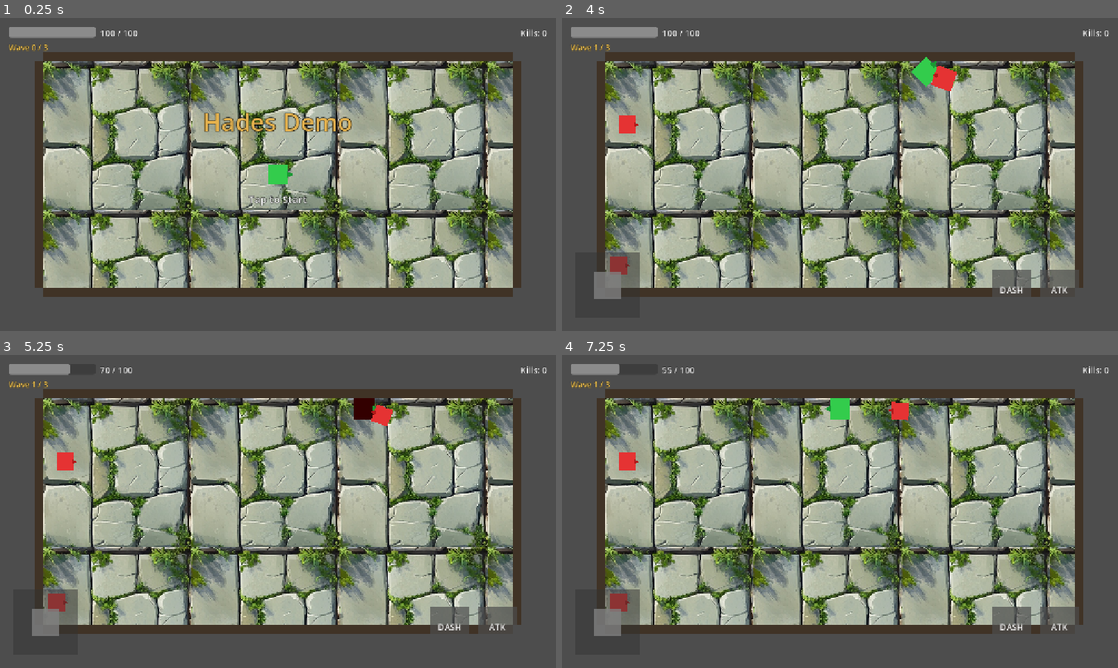
Above: before the commit, frames 1-4 (two rows, left to right).
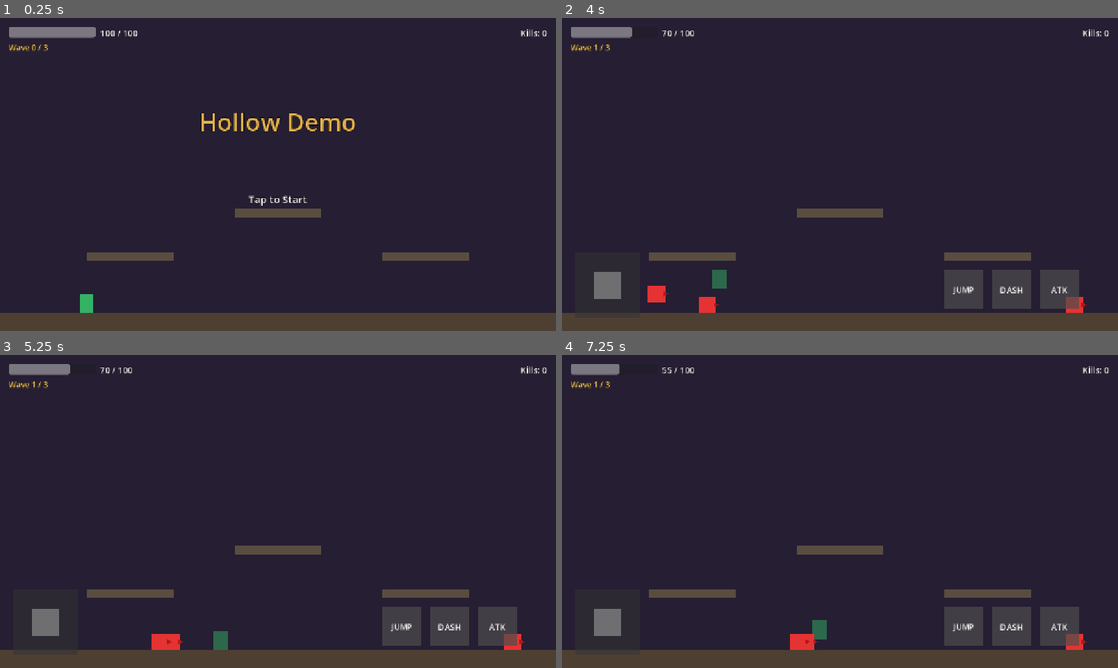
Above: after the commit, the same moments.

Repository: myself594/flappy-bird
Game: Godot game, scene res://scenes/main.tscn
Same seed, same stepped clock (60 frames per second), same inputs: the game is played once before the commit and once after it.
Inputs (mouse positions are in pixels of both pictures, inside the frame that each line leads up to):
- Up to frame 1 (0.25 s): no input
- Up to frame 2 (4 s): tap Enter at 0.5 s; move the mouse to (962, 158) at 0.52 s; hold D (move_right) 0.53-1.25 s; click (962, 158) at 0.6 s; tap W (move_up) at 0.77, 1.07 s; tap Shift (dash) at 0.8, 3.6 s; drag from (728, 190) to (940, 127) at 1.27 s; move the mouse to (895, 105) at 2.02 s; hold A (move_left) 2.03-2.75 s; hold W (move_up) 2.03-2.75 s; click (895, 105) at 2.3 s; drag from (812, 237) to (673, 127) at 2.77 s; move the mouse to (1006, 221) at 3.52 s; hold D (move_right) from 3.53 s (still down); hold W (move_up) from 3.53 s (still down)
- Up to frame 3 (5.25 s): release D (move_right) at 4.25 s; release W (move_up) at 4.25 s; drag from (111, 464) to (361, 408) at 4.27 s; move the mouse to (305, 511) at 5.02 s; hold D (move_right) from 5.03 s (still down); tap Shift (dash) at 5.1 s; click (305, 511) at 5.17 s
- Up to frame 4 (7.25 s): release D (move_right) at 5.75 s; drag from (756, 433) to (728, 527) at 5.77 s; move the mouse to (962, 495) at 6.52 s; hold A (move_left) from 6.53 s (still down); click (962, 495) at 6.6 s; tap W (move_up) at 6.77, 7.07 s

The runs differ from the first frame. In frame 1, 97% of the frame differs, in the area x 0-100%, y 0-100%; in frame 2, 95%; in frame 3, 95%; in frame 4, 95%.

Commit message:
Convert to side-scrolling platformer (Hollow Knight style)
- Add gravity, jumping with coyote time and jump buffer
- Change player movement to left/right + jump
- Add horizontal dash with invincibility
- Update enemy AI for platformer (horizontal chase, jump to reach player)
- Create platformer level with ground and 3 floating platforms
- Add jump input mapping (W/Space keys)
- Add JUMP touch button for mobile
- Update collision layers (add ground layer)
- Use color blocks as placeholders (removed old textures)

Diff:
--- a/project.godot
+++ b/project.godot
@@ -55,6 +55,12 @@
 "events": [Object(InputEventMouseButton,"resource_local_to_scene":false,"resource_name":"","device":-1,"window_id":0,"a …(252 unchanged characters)…
 ]
 }
+jump={
+"deadzone": 0.5,
+"events": [Object(InputEventKey,"resource_local_to_scene":false,"resource_name":"","device":-1,"window_id":0,"alt_pressed":false,"shift_pressed":false,"ctrl_pressed":false,"meta_pressed":false,"pressed":false,"keycode":0,"physical_keycode":87,"key_label":0,"unicode":119,"location":0,"echo":false,"script":null)
+, Object(InputEventKey,"resource_local_to_scene":false,"resource_name":"","device":-1,"window_id":0,"alt_pressed":false,"shift_pressed":false,"ctrl_pressed":false,"meta_pressed":false,"pressed":false,"keycode":0,"physical_keycode":32,"key_label":0,"unicode":32,"location":0,"echo":false,"script":null)
+]
+}
 
 [layer_names]
 
@@ -63,6 +69,7 @@
 2d_physics/layer_3="player_hitbox"
 2d_physics/layer_4="enemy_hitbox"
 2d_physics/layer_5="wall"
+2d_physics/layer_6="ground"
 
 [rendering]
 
--- a/scenes/enemy.tscn
+++ b/scenes/enemy.tscn
@@ -7,7 +7,7 @@
 
 [node name="Enemy" type="CharacterBody2D"]
 collision_layer = 2
-collision_mask = 17
+collision_mask = 49
 script = ExtResource("1_enemy")
 
 [node name="Sprite" type="Polygon2D" parent="."]
--- a/scenes/main.tscn
+++ b/scenes/main.tscn
@@ -4,117 +4,130 @@
 [ext_resource type="Script" path="res://scripts/player.gd" id="2_player"]
 [ext_resource type="Script" path="res://scripts/virtual_joystick.gd" id="3_joystick"]
 [ext_resource type="Script" path="res://scripts/virtual_button.gd" id="4_button"]
-[ext_resource type="Texture2D" path="res://assets/images/tiles/stone_moss.png" id="5_floor"]
 
 [sub_resource type="CircleShape2D" id="CircleShape2D_body"]
-radius = 24.0
-
-[sub_resource type="CircleShape2D" id="CircleShape2D_attack"]
-radius = 80.0
-
-[sub_resource type="RectangleShape2D" id="RectangleShape2D_wall_h"]
-size = Vector2(1100, 20)
-
-[sub_resource type="RectangleShape2D" id="RectangleShape2D_wall_v"]
-size = Vector2(20, 540)
+radius = 20.0
+
+[sub_resource type="RectangleShape2D" id="RectangleShape2D_attack"]
+size = Vector2(80, 60)
+
+[sub_resource type="RectangleShape2D" id="RectangleShape2D_ground"]
+size = Vector2(1280, 40)
+
+[sub_resource type="RectangleShape2D" id="RectangleShape2D_platform"]
+size = Vector2(200, 20)
+
+[sub_resource type="RectangleShape2D" id="RectangleShape2D_wall"]
+size = Vector2(40, 720)
 
 [node name="Main" type="Node2D"]
 script = ExtResource("1_manager")
 
+[node name="Background" type="ColorRect" parent="."]
+offset_right = 1280.0
+offset_bottom = 720.0
+color = Color(0.15, 0.12, 0.2, 1)
+
 [node name="Arena" type="Node2D" parent="."]
 
-[node name="Floor" type="TextureRect" parent="Arena"]
-offset_left = 100.0
-offset_top = 100.0
-offset_right = 1180.0
-offset_bottom = 620.0
-texture = ExtResource("5_floor")
-stretch_mode = 1
-
-[node name="WallTop" type="StaticBody2D" parent="Arena"]
-position = Vector2(640, 90)
+[node name="Ground" type="StaticBody2D" parent="Arena"]
+position = Vector2(640, 700)
+collision_layer = 48
+collision_mask = 0
+
+[node name="CollisionShape" type="CollisionShape2D" parent="Arena/Ground"]
+shape = SubResource("RectangleShape2D_ground")
+
+[node name="Visual" type="ColorRect" parent="Arena/Ground"]
+offset_left = -640.0
+offset_top = -20.0
+offset_right = 640.0
+offset_bottom = 20.0
+color = Color(0.3, 0.25, 0.2, 1)
+
+[node name="Platform1" type="StaticBody2D" parent="Arena"]
+position = Vector2(300, 550)
+collision_layer = 48
+collision_mask = 0
+
+[node name="CollisionShape" type="CollisionShape2D" parent="Arena/Platform1"]
+shape = SubResource("RectangleShape2D_platform")
+
+[node name="Visual" type="ColorRect" parent="Arena/Platform1"]
+offset_left = -100.0
+offset_top = -10.0
+offset_right = 100.0
+offset_bottom = 10.0
+color = Color(0.35, 0.3, 0.25, 1)
+
+[node name="Platform2" type="StaticBody2D" parent="Arena"]
+position = Vector2(640, 450)
+collision_layer = 48
+collision_mask = 0
+
+[node name="CollisionShape" type="CollisionShape2D" parent="Arena/Platform2"]
+shape = SubResource("RectangleShape2D_platform")
+
+[node name="Visual" type="ColorRect" parent="Arena/Platform2"]
+offset_left = -100.0
+offset_top = -10.0
+offset_right = 100.0
+offset_bottom = 10.0
+color = Color(0.35, 0.3, 0.25, 1)
+
+[node name="Platform3" type="StaticBody2D" parent="Arena"]
+position = Vector2(980, 550)
+collision_layer = 48
+collision_mask = 0
+
+[node name="CollisionShape" type="CollisionShape2D" parent="Arena/Platform3"]
+shape = SubResource("RectangleShape2D_platform")
+
+[node name="Visual" type="ColorRect" parent="Arena/Platform3"]
+offset_left = -100.0
+offset_top = -10.0
+offset_right = 100.0
+offset_bottom = 10.0
+color = Color(0.35, 0.3, 0.25, 1)
+
+[node name="WallLeft" type="StaticBody2D" parent="Arena"]
+position = Vector2(-20, 360)
 collision_layer = 16
 collision_mask = 0
 
-[node name="CollisionShape" type="CollisionShape2D" parent="Arena/WallTop"]
-shape = SubResource("RectangleShape2D_wall_h")
-
-[node name="Visual" type="ColorRect" parent="Arena/WallTop"]
-offset_left = -540.0
-offset_top = -10.0
-offset_right = 540.0
-offset_bottom = 10.0
-color = Color(0.25, 0.2, 0.15, 1)
-
-[node name="WallBottom" type="StaticBody2D" parent="Arena"]
-position = Vector2(640, 630)
+[node name="CollisionShape" type="CollisionShape2D" parent="Arena/WallLeft"]
+shape = SubResource("RectangleShape2D_wall")
+
+[node name="WallRight" type="StaticBody2D" parent="Arena"]
+position = Vector2(1300, 360)
 collision_layer = 16
 collision_mask = 0
 
-[node name="CollisionShape" type="CollisionShape2D" parent="Arena/WallBottom"]
-shape = SubResource("RectangleShape2D_wall_h")
-
-[node name="Visual" type="ColorRect" parent="Arena/WallBottom"]
-offset_left = -540.0
-offset_top = -10.0
-offset_right = 540.0
-offset_bottom = 10.0
-color = Color(0.25, 0.2, 0.15, 1)
-
-[node name="WallLeft" type="StaticBody2D" parent="Arena"]
-position = Vector2(90, 360)
-collision_layer = 16
-collision_mask = 0
-
-[node name="CollisionShape" type="CollisionShape2D" parent="Arena/WallLeft"]
-shape = SubResource("RectangleShape2D_wall_v")
-
-[node name="Visual" type="ColorRect" parent="Arena/WallLeft"]
-offset_left = -10.0
-offset_top = -260.0
-offset_right = 10.0
-offset_bottom = 260.0
-color = Color(0.25, 0.2, 0.15, 1)
-
-[node name="WallRight" type="StaticBody2D" parent="Arena"]
-position = Vector2(1190, 360)
-collision_layer = 16
-collision_mask = 0
-
 [node name="CollisionShape" type="CollisionShape2D" parent="Arena/WallRight"]
-shape = SubResource("RectangleShape2D_wall_v")
-
-[node name="Visual" type="ColorRect" parent="Arena/WallRight"]
-offset_left = -10.0
-offset_top = -260.0
-offset_right = 10.0
-offset_bottom = 260.0
-color = Color(0.25, 0.2, 0.15, 1)
+shape = SubResource("RectangleShape2D_wall")
 
 [node name="Player" type="CharacterBody2D" parent="." groups=["player"]]
-position = Vector2(640, 360)
+position = Vector2(200, 650)
 collision_layer = 1
-collision_mask = 18
+collision_mask = 50
+
 script = ExtResource("2_player")
 
 [node name="Sprite" type="Polygon2D" parent="Player"]
-color = Color(0.2, 0.8, 0.3, 1)
-polygon = PackedVector2Array(-24, -24, 24, -24, 24, 24, -24, 24)
-
-[node name="DirectionIndicator" type="Polygon2D" parent="Player"]
-color = Color(0.1, 0.6, 0.2, 1)
-polygon = PackedVector2Array(20, -8, 35, 0, 20, 8)
+color = Color(0.2, 0.7, 0.4, 1)
+polygon = PackedVector2Array(-16, -24, 16, -24, 16, 20, -16, 20)
 
 [node name="CollisionShape2D" type="CollisionShape2D" parent="Player"]
 shape = SubResource("CircleShape2D_body")
 
 [node name="AttackArea" type="Area2D" parent="Player"]
+position = Vector2(50, 0)
 collision_layer = 4
 collision_mask = 2
 monitoring = false
 
 [node name="AttackShape" type="CollisionShape2D" parent="Player/AttackArea"]
-shape = SubResource("CircleShape2D_attack")
+shape = SubResource("RectangleShape2D_attack")
 
 [node name="DashTimer" type="Timer" parent="Player"]
 one_shot = true
@@ -184,7 +197,7 @@
 theme_override_colors/font_color = Color(0.9, 0.7, 0.3, 1)
 theme_override_colors/font_outline_color = Color(0, 0, 0, 1)
 theme_override_constants/outline_size = 6
-text = "Hades Demo"
+text = "Hollow Demo"
 horizontal_alignment = 1
 
 [node name="HintLabel" type="Label" parent="UI"]
@@ -240,6 +253,32 @@
 offset_right = 105.0
 offset_bottom = 105.0
 color = Color(0.5, 0.5, 0.5, 0.8)
+
+[node name="JumpButton" type="Control" parent="UI/TouchControls"]
+custom_minimum_size = Vector2(90, 90)
+offset_left = 880.0
+offset_top = 580.0
+offset_right = 970.0
+offset_bottom = 670.0
+script = ExtResource("4_button")
+
+[node name="Background" type="ColorRect" parent="UI/TouchControls/JumpButton"]
+custom_minimum_size = Vector2(90, 90)
+offset_right = 90.0
+offset_bottom = 90.0
+color = Color(0.2, 0.7, 0.3, 0.7)
+
+[node name="Label" type="Label" parent="UI/TouchControls/JumpButton/Background"]
+layout_mode = 1
+anchors_preset = 15
+anchor_right = 1.0
+anchor_bottom = 1.0
+grow_horizontal = 2
+grow_vertical = 2
+theme_override_font_sizes/font_size = 18
+text = "JUMP"
+horizontal_alignment = 1
+vertical_alignment = 1
 
 [node name="AttackButton" type="Control" parent="UI/TouchControls"]
 custom_minimum_size = Vector2(90, 90)
@@ -298,5 +337,6 @@
 [connection signal="timeout" from="Player/AttackCooldownTimer" to="Player" method="_on_attack_cooldown_timer_timeout"]
 [connection signal="timeout" from="Player/InvincibilityTimer" to="Player" method="_on_invincibility_timer_timeout"]
 [connection signal="joystick_input" from="UI/TouchControls/Joystick" to="." method="_on_joystick_input"]
+[connection signal="button_pressed" from="UI/TouchControls/JumpButton" to="." method="_on_jump_button_pressed"]
 [connection signal="button_pressed" from="UI/TouchControls/AttackButton" to="." method="_on_attack_button_pressed"]
 [connection signal="button_pressed" from="UI/TouchControls/DashButton" to="." method="_on_dash_button_pressed"]
--- a/scripts/enemy.gd
+++ b/scripts/enemy.gd
@@ -2,23 +2,30 @@
 
 signal died
 
-# 移动参数
-@export var move_speed: float = 150.0
-@export var chase_range: float = 500.0
-@export var attack_range: float = 50.0
+# Movement parameters
+@export var move_speed: float = 120.0
+@export var chase_range: float = 400.0
+@export var attack_range: float = 60.0
+@export var gravity: float = 1200.0
+@export var max_fall_speed: float = 600.0
+@export var jump_force: float = -350.0
 
-# 战斗参数
+# Combat parameters
 @export var max_health: int = 30
 @export var attack_damage: int = 15
-@export var attack_cooldown: float = 1.0
+@export var attack_cooldown: float = 1.2
 
-# 状态
+# State
 var current_health: int
 var is_dead: bool = false
 var can_attack: bool = true
 var target: Node2D = null
+var facing_right: bool = true
 
-# 节点引用
+# AI state
+var jump_cooldown: float = 0.0
+
+# Node references
 @onready var sprite: Polygon2D = $Sprite
 @onready var collision_shape: CollisionShape2D = $CollisionShape2D
 @onready var attack_cooldown_timer: Timer = $AttackCooldownTimer
@@ -32,33 +39,54 @@
 	if is_dead:
 		return
 
+	# Apply gravity
+	if not is_on_floor():
+		velocity.y += gravity * delta
+		velocity.y = min(velocity.y, max_fall_speed)
+
+	# Jump cooldown
+	if jump_cooldown > 0:
+		jump_cooldown -= delta
+
 	if target == null or not is_instance_valid(target):
 		find_target()
+		velocity.x = 0
+		move_and_slide()
 		return
 
 	var distance_to_target = global_position.distance_to(target.global_position)
+	var horizontal_distance = abs(target.global_position.x - global_position.x)
 
-	# 如果在追踪范围内
+	# If in chase range
 	if distance_to_target <= chase_range:
-		# 面向目标
-		look_at(target.global_position)
+		# Face toward target
+		if target.global_position.x > global_position.x:
+			facing_right = true
+			sprite.scale.x = 1
+		else:
+			facing_right = false
+			sprite.scale.x = -1
 
-		# 如果在攻击范围内
-		if distance_to_target <= attack_range:
-			velocity = Vector2.ZERO
+		# If in attack range
+		if horizontal_distance <= attack_range:
+			velocity.x = 0
 			if can_attack:
 				perform_attack()
 		else:
-			# 追踪目标
-			var direction = (target.global_position - global_position).normalized()
-			velocity = direction * move_speed
+			# Chase target horizontally
+			var direction = sign(target.global_position.x - global_position.x)
+			velocity.x = direction * move_speed
+
+			# Jump if target is above and we're on ground
+			if target.global_position.y < global_position.y - 50 and is_on_floor() and jump_cooldown <= 0:
+				velocity.y = jump_force
+				jump_cooldown = 1.5
 	else:
-		velocity = Vector2.ZERO
+		velocity.x = 0
 
 	move_and_slide()
 
 func find_target() -> void:
-	# 查找玩家
 	var players = get_tree().get_nodes_in_group("player")
 	if players.size() > 0:
 		target = players[0]
@@ -66,21 +94,22 @@
 func perform_attack() -> void:
 	can_attack = false
 
-	# 攻击动画提示（变大再变小）
+	# Attack animation (scale up then down)
 	var tween = create_tween()
-	tween.tween_property(sprite, "scale", Vector2(1.3, 1.3), 0.1)
-	tween.tween_property(sprite, "scale", Vector2(1.0, 1.0), 0.1)
+	tween.tween_property(sprite, "scale", Vector2(1.3 * sprite.scale.x, 1.3), 0.1)
+	tween.tween_property(sprite, "scale", Vector2(1.0 * sprite.scale.x, 1.0), 0.1)
 
-	# 延迟后造成伤害
+	# Delay before damage
 	await get_tree().create_timer(0.15).timeout
 
 	if is_dead:
 		return
 
-	# 检查目标是否仍在攻击范围内
+	# Check if target is still in attack range
 	if target and is_instance_valid(target):
-		var distance = global_position.distance_to(target.global_position)
-		if distance <= attack_range + 20:  # 给一点容错
+		var h_distance = abs(global_position.x - target.global_position.x)
+		var v_distance = abs(global_position.y - target.global_position.y)
+		if h_distance <= attack_range + 20 and v_distance <= 60:
 			if target.has_method("take_damage"):
 				target.take_damage(attack_damage)
 
@@ -96,13 +125,14 @@
 	current_health -= amount
 	current_health = max(0, current_health)
 
-	# 受击闪烁
+	# Hit flash
 	flash_hit()
 
-	# 击退效果
+	# Knockback
 	if target and is_instance_valid(target):
-		var knockback_dir = (global_position - target.global_position).normalized()
-		global_position += knockback_dir * 20
+		var knockback_dir = sign(global_position.x - target.global_position.x)
+		velocity.x = knockback_dir * 150
+		velocity.y = -100
 
 	if current_health <= 0:
 		die()
@@ -113,13 +143,13 @@
 
 func _on_hit_flash_timer_timeout() -> void:
 	if not is_dead:
-		sprite.modulate = Color(0.9, 0.2, 0.2, 1)  # 恢复红色
+		sprite.modulate = Color(0.9, 0.2, 0.2, 1)
 
 func die() -> void:
 	is_dead = true
 	velocity = Vector2.ZERO
 
-	# 死亡动画
+	# Death animation
 	var tween = create_tween()
 	tween.tween_property(sprite, "modulate:a", 0.0, 0.3)
 	tween.tween_property(sprite, "scale", Vector2(0.1, 0.1), 0.2)
--- a/scripts/game_manager.gd
+++ b/scripts/game_manager.gd
@@ -30,8 +30,17 @@
 @onready var result_label: Label = $UI/ResultLabel
 @onready var touch_controls: Control = $UI/TouchControls
 
-# Arena bounds
-var arena_bounds: Rect2 = Rect2(100, 100, 1080, 520)
+# Spawn positions for platformer (on platforms/ground)
+var spawn_positions: Array[Vector2] = [
+	Vector2(100, 650),    # Left ground
+	Vector2(1180, 650),   # Right ground
+	Vector2(300, 520),    # Platform 1
+	Vector2(640, 420),    # Platform 2
+	Vector2(980, 520),    # Platform 3
+]
+
+# Player start position
+var player_start_pos: Vector2 = Vector2(200, 650)
 
 func _ready() -> void:
 	player.add_to_group("player")
@@ -44,10 +53,10 @@
 func _process(_delta: float) -> void:
 	match current_state:
 		GameState.READY:
-			if Input.is_action_just_pressed("attack") or Input.is_action_just_pressed("dash"):
+			if Input.is_action_just_pressed("attack") or Input.is_action_just_pressed("jump"):
 				start_game()
 		GameState.GAME_OVER, GameState.VICTORY:
-			if Input.is_action_just_pressed("attack") or Input.is_action_just_pressed("dash"):
+			if Input.is_action_just_pressed("attack") or Input.is_action_just_pressed("jump"):
 				restart_game()
 
 func _input(event: InputEvent) -> void:
@@ -77,7 +86,7 @@
 	touch_controls.visible = true
 
 	player.reset()
-	player.global_position = Vector2(640, 360)
+	player.global_position = player_start_pos
 
 	for enemy in enemies_container.get_children():
 		enemy.queue_free()
@@ -115,21 +124,18 @@
 	enemies_alive += 1
 
 func get_random_spawn_position() -> Vector2:
-	var side = randi() % 4
-	var pos = Vector2.ZERO
-	var margin = 50
-
-	match side:
-		0:  # Top
-			pos = Vector2(randf_range(arena_bounds.position.x, arena_bounds.end.x), arena_bounds.position.y + margin)
-		1:  # Bottom
-			pos = Vector2(randf_range(arena_bounds.position.x, arena_bounds.end.x), arena_bounds.end.y - margin)
-		2:  # Left
-			pos = Vector2(arena_bounds.position.x + margin, randf_range(arena_bounds.position.y, arena_bounds.end.y))
-		3:  # Right
-			pos = Vector2(arena_bounds.end.x - margin, randf_range(arena_bounds.position.y, arena_bounds.end.y))
-
-	return pos
+	# Pick a random spawn position from predefined spots
+	var valid_positions: Array[Vector2] = []
+
+	for pos in spawn_positions:
+		# Don't spawn too close to player
+		if pos.distance_to(player.global_position) > 200:
+			valid_positions.append(pos)
+
+	if valid_positions.size() > 0:
+		return valid_positions[randi() % valid_positions.size()]
+	else:
+		return spawn_positions[randi() % spawn_positions.size()]
 
 func _on_enemy_died() -> void:
 	enemies_alive -= 1
@@ -175,7 +181,7 @@
 	show_start_screen()
 
 	player.reset()
-	player.global_position = Vector2(640, 360)
+	player.global_position = player_start_pos
 	update_ui()
 
 func update_ui() -> void:
@@ -187,6 +193,10 @@
 	if current_state == GameState.PLAYING:
 		player.set_touch_move(direction)
 
+func _on_jump_button_pressed() -> void:
+	if current_state == GameState.PLAYING:
+		player.trigger_touch_jump()
+
 func _on_attack_button_pressed() -> void:
 	if current_state == GameState.PLAYING:
 		player.trigger_touch_attack()
--- a/scripts/player.gd
+++ b/scripts/player.gd
@@ -4,17 +4,20 @@
 signal health_changed(current_health, max_health)
 
 # Movement parameters
-@export var move_speed: float = 300.0
-@export var dash_speed: float = 800.0
+@export var move_speed: float = 250.0
+@export var jump_force: float = -450.0
+@export var gravity: float = 1200.0
+@export var max_fall_speed: float = 600.0
+
+# Dash parameters
+@export var dash_speed: float = 500.0
 @export var dash_duration: float = 0.15
 @export var dash_cooldown: float = 0.5
 
 # Combat parameters
 @export var max_health: int = 100
-@export var attack_damage: int = 20
-@export var attack_range: float = 80.0
-@export var attack_angle: float = 90.0
-@export var attack_cooldown: float = 0.3
+@export var attack_damage: int = 25
+@export var attack_cooldown: float = 0.35
 
 # State
 var current_health: int
@@ -23,12 +26,20 @@
 var can_attack: bool = true
 var is_dead: bool = false
 var dash_direction: Vector2 = Vector2.ZERO
+var facing_right: bool = true
+
+# Jump state
+var coyote_time: float = 0.1
+var coyote_timer: float = 0.0
+var jump_buffer_time: float = 0.1
+var jump_buffer_timer: float = 0.0
+var can_jump: bool = true
 
 # Touch input
 var touch_move_direction: Vector2 = Vector2.ZERO
 var touch_attack_pressed: bool = false
 var touch_dash_pressed: bool = false
-var last_move_direction: Vector2 = Vector2.RIGHT
+var touch_jump_pressed: bool = false
 
 # Node references
 @onready var sprite: Polygon2D = $Sprite
@@ -48,38 +59,62 @@
 	if is_dead:
 		return
 
+	# Apply gravity
+	if not is_dashing:
+		if not is_on_floor():
+			velocity.y += gravity * delta
+			velocity.y = min(velocity.y, max_fall_speed)
+			coyote_timer -= delta
+		else:
+			coyote_timer = coyote_time
+
+	# Handle jump buffer
+	if jump_buffer_timer > 0:
+		jump_buffer_timer -= delta
+
 	if is_dashing:
 		velocity = dash_direction * dash_speed
 	else:
-		# Get input direction (keyboard + touch)
-		var input_dir = get_movement_input()
-
-		if input_dir.length() > 1.0:
-			input_dir = input_dir.normalized()
-
-		velocity = input_dir * move_speed
+		# Horizontal movement
+		var input_dir = get_horizontal_input()
+		velocity.x = input_dir * move_speed
 
 		# Update facing direction
-		if input_dir.length() > 0.1:
-			last_move_direction = input_dir.normalized()
-			rotation = input_dir.angle()
+		if input_dir > 0:
+			facing_right = true
+			sprite.scale.x = 1
+			attack_area.scale.x = 1
+		elif input_dir < 0:
+			facing_right = false
+			sprite.scale.x = -1
+			attack_area.scale.x = -1
 
 	move_and_slide()
 	handle_input()
 
-func get_movement_input() -> Vector2:
+func get_horizontal_input() -> float:
 	# Keyboard input
-	var input_dir = Vector2.ZERO
-	input_dir.x = Input.get_action_strength("move_right") - Input.get_action_strength("move_left")
-	input_dir.y = Input.get_action_strength("move_down") - Input.get_action_strength("move_up")
-
-	# Add touch joystick input
-	if touch_move_direction.length() > 0.1:
-		input_dir = touch_move_direction
+	var input_dir = Input.get_action_strength("move_right") - Input.get_action_strength("move_left")
+
+	# Touch joystick input (only horizontal)
+	if abs(touch_move_direction.x) > 0.1:
+		input_dir = touch_move_direction.x
 
 	return input_dir
 
 func handle_input() -> void:
+	# Jump (keyboard or touch)
+	var jump_input = Input.is_action_just_pressed("jump") or touch_jump_pressed
+	if jump_input:
+		jump_buffer_timer = jump_buffer_time
+		touch_jump_pressed = false
+
+	# Execute jump if buffered and can jump
+	if jump_buffer_timer > 0 and (is_on_floor() or coyote_timer > 0):
+		perform_jump()
+		jump_buffer_timer = 0
+		coyote_timer = 0
+
 	# Dash (keyboard or touch)
 	var dash_input = Input.is_action_just_pressed("dash") or touch_dash_pressed
 	if dash_input and can_dash and not is_dashing:
@@ -92,6 +127,9 @@
 		perform_attack()
 		touch_attack_pressed = false
 
+func perform_jump() -> void:
+	velocity.y = jump_force
+
 # Touch input setters (called from UI)
 func set_touch_move(direction: Vector2) -> void:
 	touch_move_direction = direction
@@ -102,17 +140,21 @@
 func trigger_touch_dash() -> void:
 	touch_dash_pressed = true
 
+func trigger_touch_jump() -> void:
+	touch_jump_pressed = true
+
 func start_dash() -> void:
-	var input_dir = get_movement_input()
-
-	if input_dir.length() > 0:
-		dash_direction = input_dir.normalized()
-	else:
-		dash_direction = last_move_direction
+	var input_dir = get_horizontal_input()
+
+	if input_dir != 0:
+		dash_direction = Vector2(input_dir, 0).normalized()
+	else:
+		dash_direction = Vector2(1 if facing_right else -1, 0)
 
 	is_dashing = true
 	can_dash = false
 	set_invincible(true)
+	velocity.y = 0  # Cancel vertical velocity during dash
 	dash_timer.start(dash_duration)
 
 func _on_dash_timer_timeout() -> void:
@@ -130,12 +172,7 @@
 	var enemies_in_range = attack_area.get_overlapping_bodies()
 	for enemy in enemies_in_range:
 		if enemy.is_in_group("enemies"):
-			var to_enemy = (enemy.global_position - global_position).normalized()
-			var facing = Vector2.RIGHT.rotated(rotation)
-			var angle_to_enemy = rad_to_deg(facing.angle_to(to_enemy))
-
-			if abs(angle_to_enemy) <= attack_angle / 2:
-				enemy.take_damage(attack_damage)
+			enemy.take_damage(attack_damage)
 
 	await get_tree().create_timer(0.1).timeout
 	attack_area.monitoring = false
@@ -155,6 +192,10 @@
 	set_invincible(true)
 	invincibility_timer.start(0.5)
 	flash_damage()
+
+	# Knockback
+	velocity.y = -200
+	velocity.x = 200 if not facing_right else -200
 
 	if current_health <= 0:
 		die()
@@ -192,4 +233,5 @@
 	can_attack = true
 	is_dashing = false
 	touch_move_direction = Vector2.ZERO
-	last_move_direction = Vector2.RIGHT
+	facing_right = true
+	velocity = Vector2.ZERO
